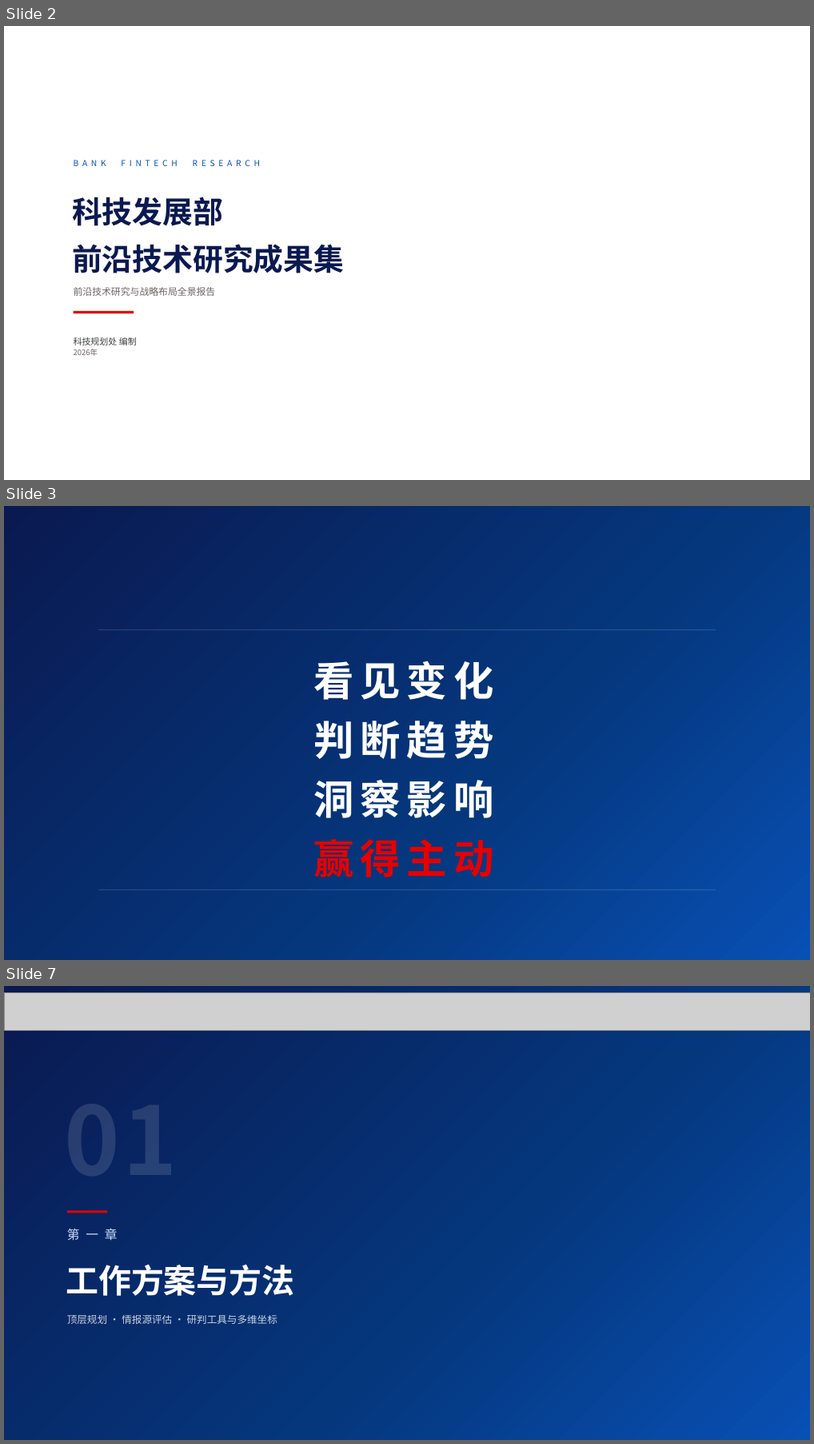
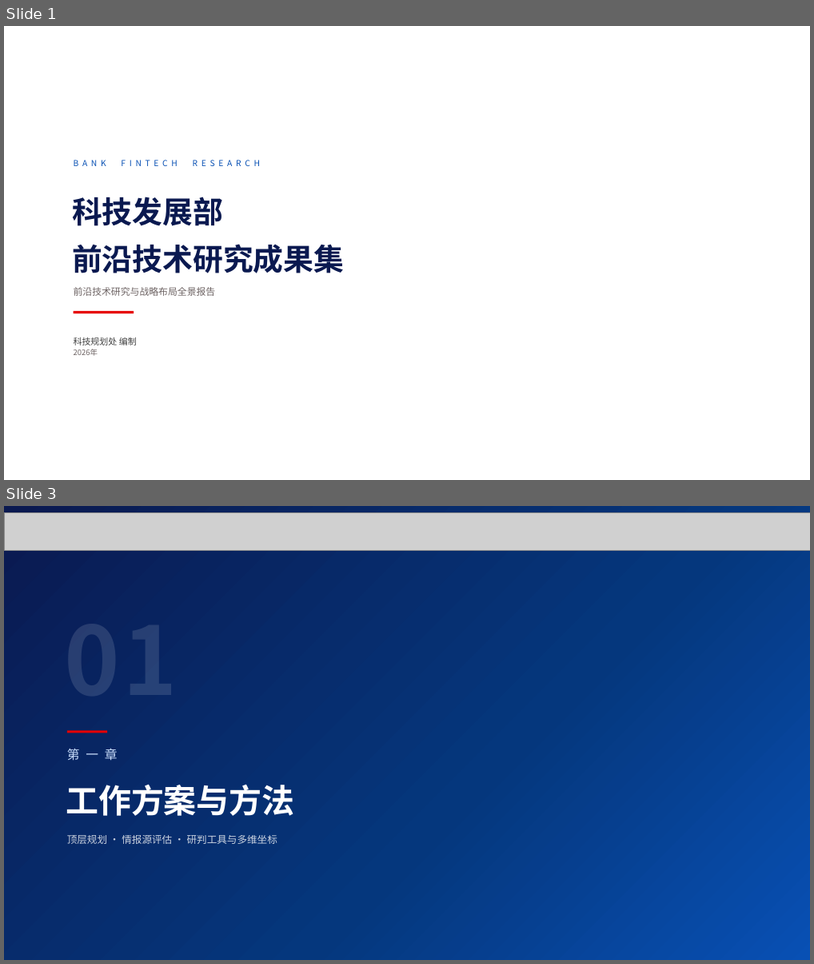
Before and after one commit to godenxu/Techbook, a slide deck: 科技发展部前沿技术研究成果集.pptx. Shown one above the other, each under a label of ours: slides 2, 3 and 7 before the commit, slides 1 and 3 after it; the slides between them are not shown. The pictures are 814x1444 and 814x964 pixels, drawn with LibreOffice and Linux fonts; fonts in the diff are those of the drawing; grey boxes stand for pictures; background and template pictures are left out. Boxes give left, top, right and bottom in pixels: in the first picture for what was removed or moved away, otherwise in the second. Text is boxed around its words. In the diff, an @@ line names an element or a change of style, - is before the commit and + after.

```diff
--- a/科技发展部前沿技术研究成果集.pptx
+++ b/科技发展部前沿技术研究成果集.pptx
@@ slide 3 removed at <box>4,506,810,960</box>, background #FFFFFF @@
@@ rectangle removed at <box>4,506,810,960</box> @@
@@ rectangle removed at <box>4,506,810,960</box> @@
@@ rectangle removed at <box>98,629,716,630</box> @@
@@ text removed at <box>314,660,494,700</box> @@
-看见变化
@@ text removed at <box>314,720,494,759</box> @@
-判断趋势
@@ text removed at <box>314,780,494,818</box> @@
-洞察影响
@@ text removed at <box>314,839,494,877</box> @@
-赢得主动
@@ rectangle removed at <box>98,889,716,889</box> @@
@@ what was slide 2 is now slide 1 @@
@@ what was slide 7 is now slide 3 @@
```
Also in this commit, not shown: 57 slides changed, 4 other slides removed, 2 other files.
